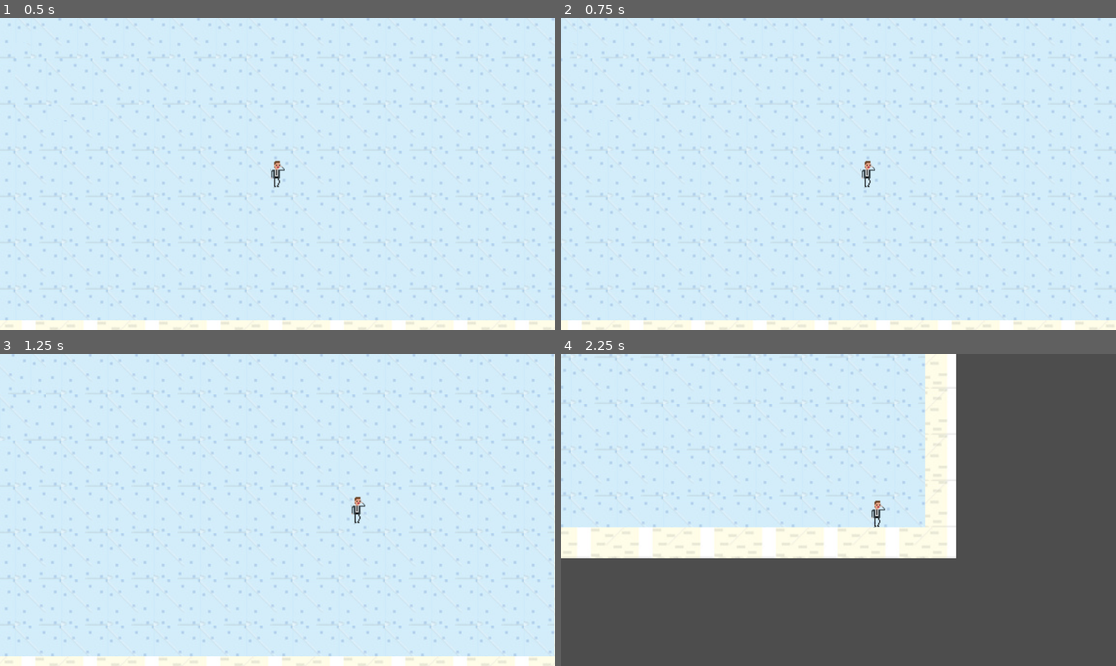
Above: before the commit, frames 1-4 (two rows, left to right).
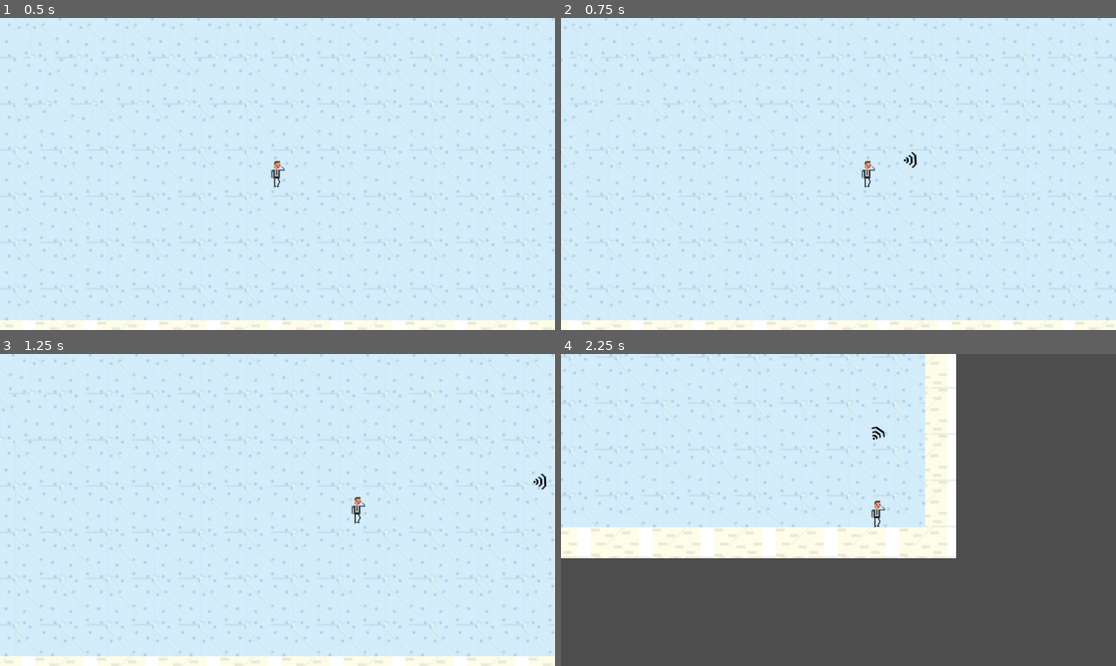
Above: after the commit, the same moments.

Repository: alourencodev/ldjam55
Game: Godot game, scene res://Screens/main.tscn
The game is run twice, just before and just after one commit, with the same random seed, the same clock (stepped at 60 frames per second) and the same inputs.
Inputs (mouse positions are in pixels of both pictures, inside the frame that each line leads up to):
- Up to frame 1 (0.5 s): no input
- Up to frame 2 (0.75 s): tap Enter at 0.5 s; move the mouse to (960, 158) at 0.52 s; hold Right (right) from 0.53 s (still down); click (960, 158) at 0.6 s
- Up to frame 3 (1.25 s): keep holding Right (right)
- Up to frame 4 (2.25 s): move the mouse to (727, 525) at 1.27 s; release Right (right) at 1.28 s; hold Down (down) 1.28-2.03 s; click (727, 525) at 1.35 s; move the mouse to (894, 441) at 2.02 s; hold Right (right) from 2.03 s (still down); click (894, 441) at 2.1 s

Frame 1 is identical in both runs. In frame 2, less than 0.1% of the frame differs, in the area x 61-65%, y 42-49%; in frame 3, less than 0.1%; in frame 4, less than 0.1%.

Commit message:
Shoot bullets to the direction of your mouse

Diff:
--- a/Scenes/Global.tscn
+++ b/Scenes/Global.tscn
@@ -1,6 +1,10 @@
-[gd_scene load_steps=2 format=3 uid="uid://b0ad8qr5t6lxy"]
+[gd_scene load_steps=3 format=3 uid="uid://b0ad8qr5t6lxy"]
 
 [ext_resource type="Script" path="res://Scripts/Global.gd" id="1_bgriy"]
+[ext_resource type="Script" path="res://Scenes/ProjectileManager.gd" id="2_dmbal"]
 
 [node name="Global" type="Node"]
 script = ExtResource("1_bgriy")
+
+[node name="ProjectileManager" type="Node2D" parent="."]
+script = ExtResource("2_dmbal")
--- /dev/null
+++ b/Scenes/ProjectileManager.gd
@@ -0,0 +1,4 @@
+extends Node2D
+
+func shoot(bullet_instance):
+	add_child(bullet_instance)
--- a/Scenes/bullet.tscn
+++ b/Scenes/bullet.tscn
@@ -7,6 +7,7 @@
 radius = 7.07107
 
 [node name="bullet" type="Area2D"]
+z_index = 3
 collision_layer = 8
 collision_mask = 2
 script = ExtResource("1_g77hj")
--- a/Screens/main.tscn
+++ b/Screens/main.tscn
@@ -1,7 +1,8 @@
-[gd_scene load_steps=6 format=3 uid="uid://cd5s4blmj45dq"]
+[gd_scene load_steps=7 format=3 uid="uid://cd5s4blmj45dq"]
 
 [ext_resource type="Texture2D" uid="uid://48ojkwvmetnb" path="res://Resources/104857920.png" id="1_mbyfn"]
 [ext_resource type="PackedScene" uid="uid://bxfsxkkoklkbs" path="res://Scenes/PlayerSelector.tscn" id="2_751al"]
+[ext_resource type="PackedScene" uid="uid://c3kfoiwwou2sm" path="res://Scenes/RangedPlayer.tscn" id="3_5bgp5"]
 [ext_resource type="PackedScene" uid="uid://8eo51e0dyf8t" path="res://Scenes/EnemyManager.tscn" id="3_6pbpg"]
 
 [sub_resource type="TileSetAtlasSource" id="TileSetAtlasSource_fxupy"]
@@ -2892,6 +2893,7 @@
 position = Vector2(656, 456)
 
 [node name="PlayerSelector" parent="." node_paths=PackedStringArray("Player_Spawn_Point") instance=ExtResource("2_751al")]
+DefaultPlayer = ExtResource("3_5bgp5")
 Player_Spawn_Point = NodePath("../PlayerSpawn")
 
 [node name="EnemyManager" parent="." node_paths=PackedStringArray("spawn_points") instance=ExtResource("3_6pbpg")]
--- a/Scripts/Ranged.gd
+++ b/Scripts/Ranged.gd
@@ -1,14 +1,29 @@
 extends Marker2D
 
 @export var bullet : PackedScene
+@export var bullet_speed = 750
+@export var fire_rate = 0.0
+@export var damage = 10
 
+var time_until_last_fire = fire_rate
 
-func _process(_delta):
+func _process(delta):
+	if (time_until_last_fire < fire_rate):
+		time_until_last_fire += delta
+		return
+
 	if Input.is_action_just_pressed("Action"):
 		shoot()
+		time_until_last_fire = 0.0
 
 func shoot():
-	# TODO: Implement rate of fire
+	var direction = (get_global_mouse_position() - global_position).normalized()
 	var bullet_instance = bullet.instantiate()
-	add_child(bullet_instance)
-	bullet_instance.global_transform = global_transform
+	bullet_instance.global_position = global_position
+	bullet_instance.direction = direction
+	bullet_instance.rotation = direction.angle()
+	bullet_instance.speed = bullet_speed
+	bullet_instance.damage = damage
+
+	var manager = get_node("/root/Global/ProjectileManager")
+	manager.shoot(bullet_instance)
--- a/Scripts/bullet.gd
+++ b/Scripts/bullet.gd
@@ -1,11 +1,13 @@
 extends Area2D
 
-var speed = 750
+var speed : int
+var direction : Vector2
+var damage : int
+
 
 func _process(delta):
-	position += transform.x * speed * delta
+	position += direction * speed * delta
 
 func _on_bullet_body_entered(body):
-	if body.is_in_group("mobs"):
-		body.queue_free()
-	queue_free()
+	if body.has_method("handle_hit"):
+		body.handle_hit(damage)
